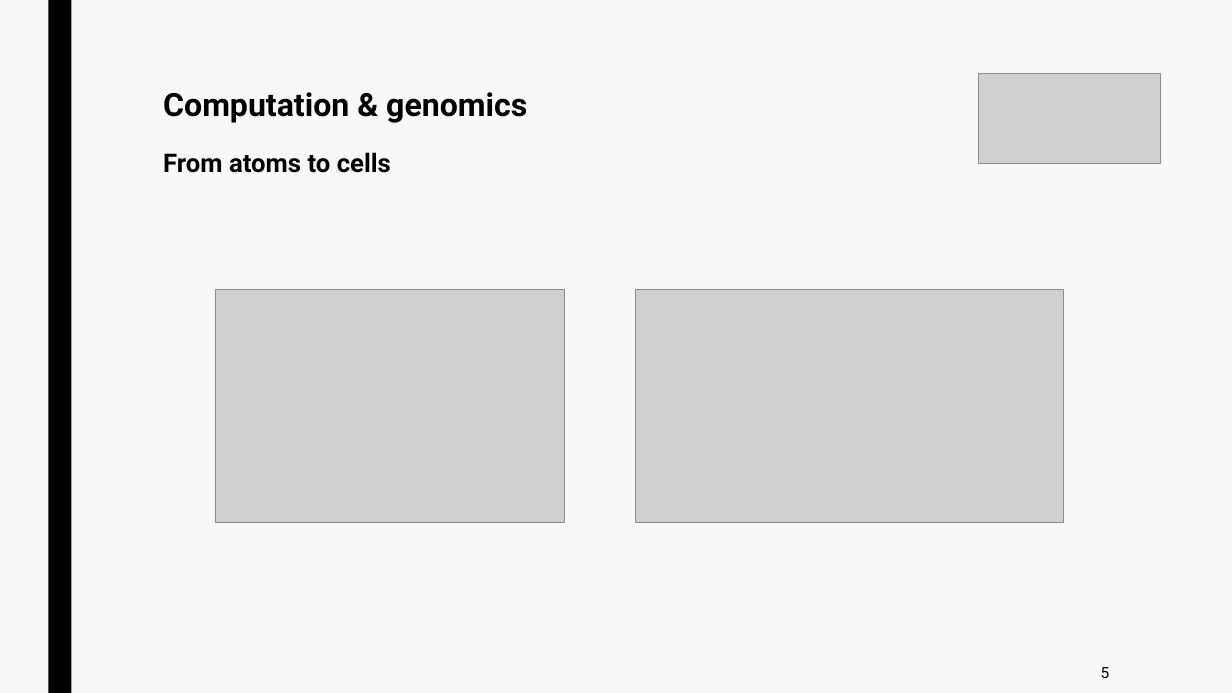
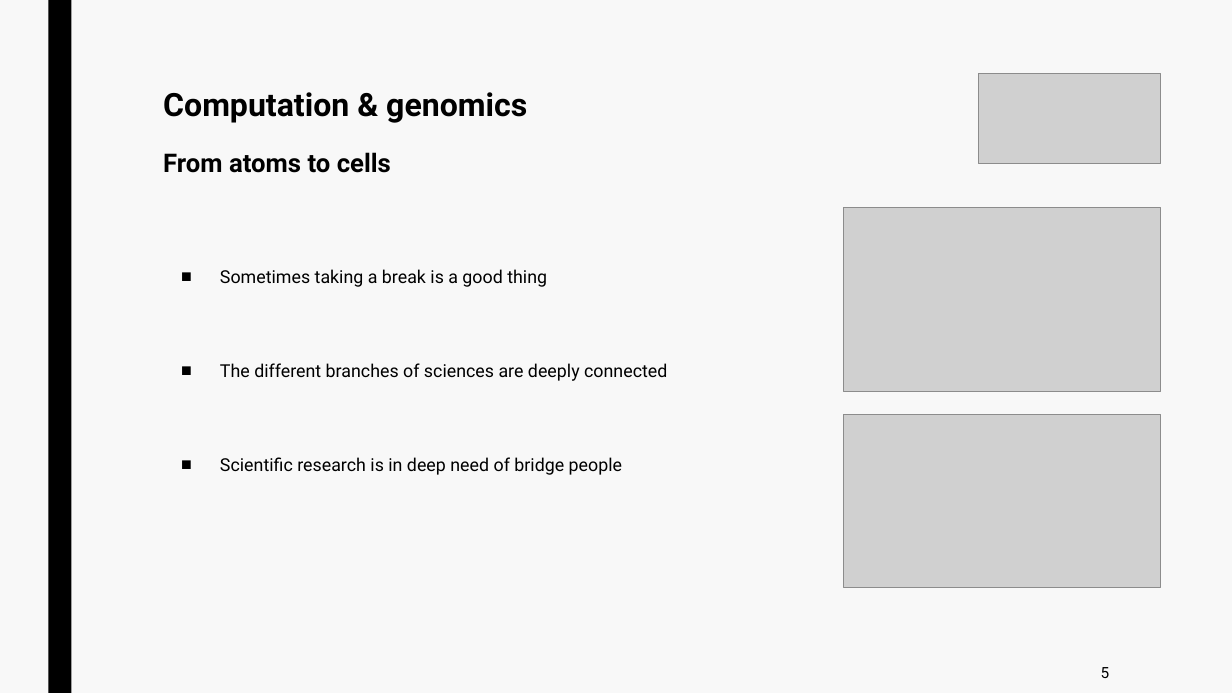
Before and after one commit to jurtasun/presentations, a slide deck: slide 6 of 202410_mrc_symposium/202410_mrc_symposium.ppt. Drawn at 1232x693 pixels with LibreOffice and Linux fonts; fonts in the diff are those of the drawing; grey boxes stand for pictures. Boxes give left, top, right and bottom in pixels: in the first picture for what was removed or moved away, otherwise in the second. Text is boxed around its words. In the diff, an @@ line names an element or a change of style, - is before the commit and + after.

Commit message:
Prepare mrc symposium

```diff
--- a/202410_mrc_symposium/202410_mrc_symposium.ppt
+++ b/202410_mrc_symposium/202410_mrc_symposium.ppt
@@ picture: place and size @@
-picture at [215,289,565,522]
+picture at [843,208,1161,392]
@@ text added at [220,269,667,475], 13.9 pt, text #000000 @@
+■ Sometimes taking a break is a good thing
+■ The different branches of sciences are deeply connected
+■ Scientific research is in deep need of bridge people
@@ picture: place and size @@
-picture at [635,289,1064,522]
+picture at [843,415,1161,588]
```
